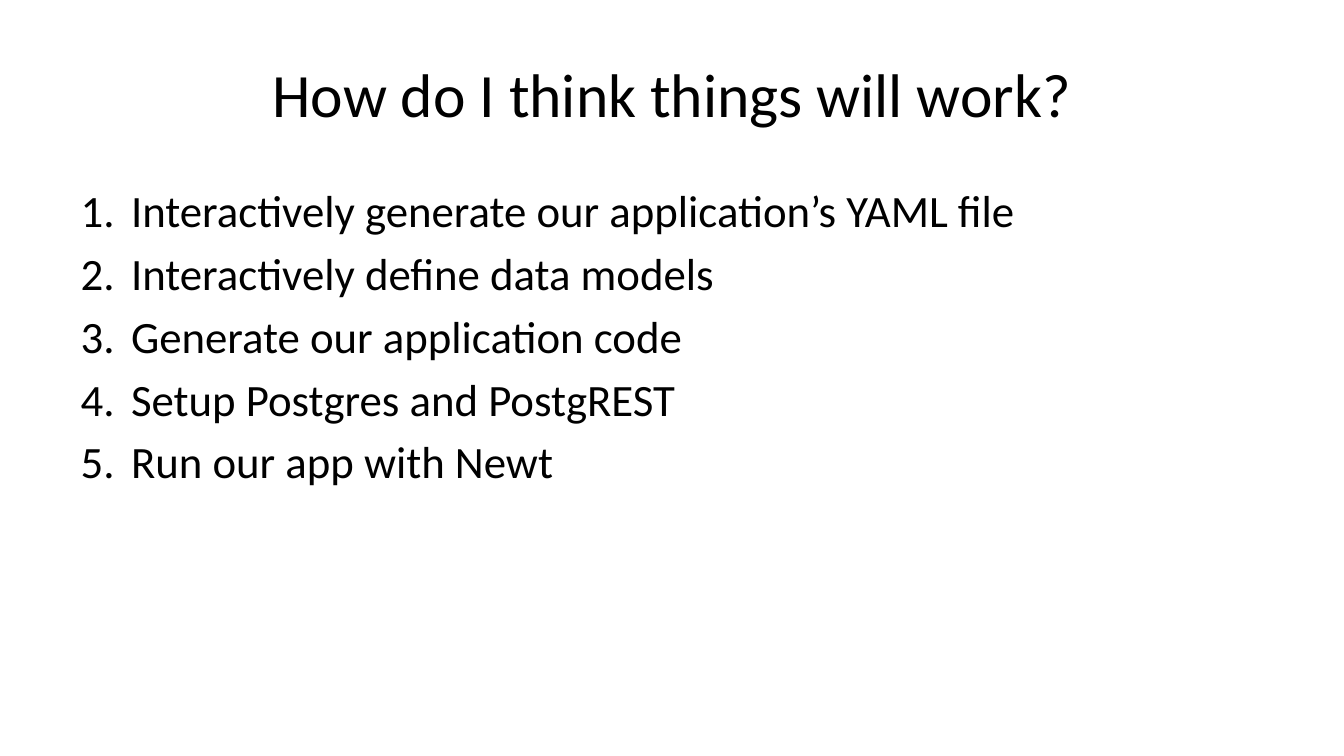
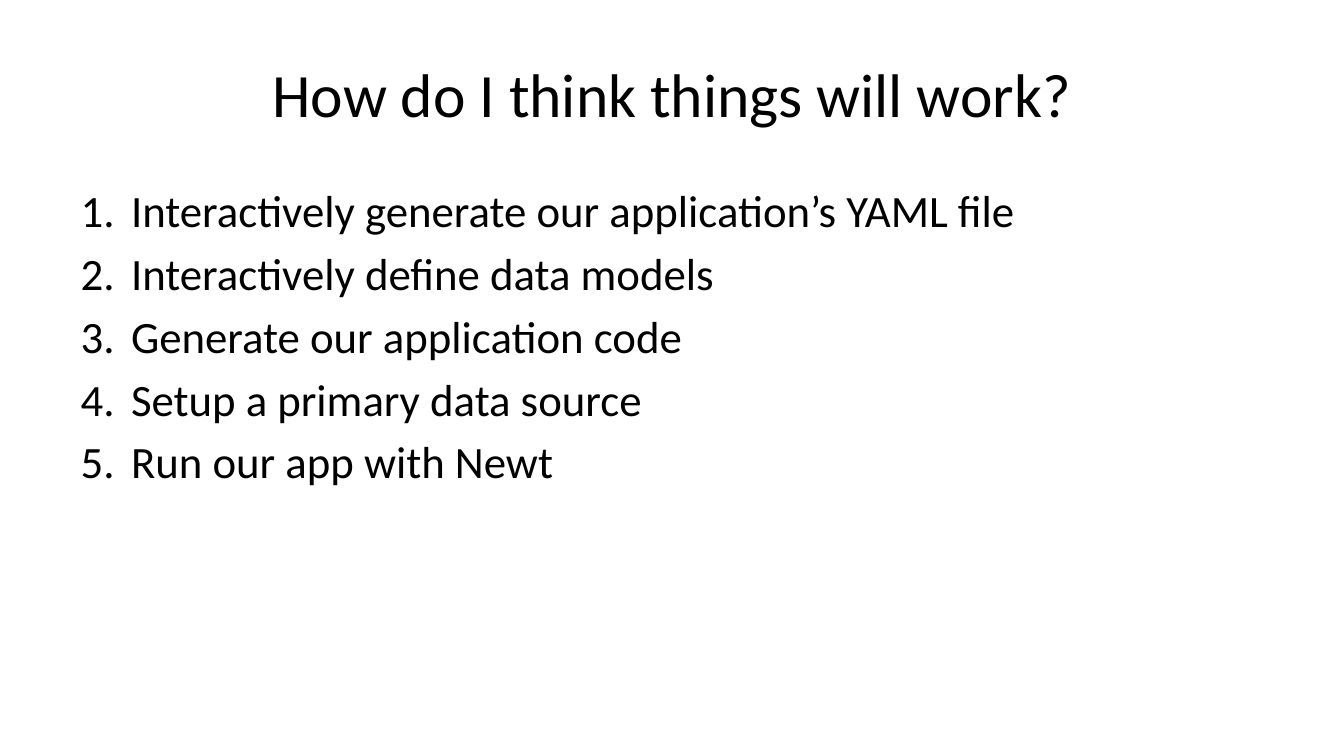
Before and after one commit to caltechlibrary/newt, a slide deck: slide 14 of presentation3/newt-p3.pptx (slide 12 before the commit). Drawn at 1344x756 pixels with LibreOffice and Linux fonts; fonts in the diff are those of the drawing. Boxes give left, top, right and bottom in pixels: in the first picture for what was removed or moved away, otherwise in the second. Text is boxed around its words. In the diff, an @@ line names an element or a change of style, - is before the commit and + after.

```diff
--- a/presentation3/newt-p3.pptx
+++ b/presentation3/newt-p3.pptx
@@ text at <box>131,385,642,424</box>: text changed @@
-4. Setup Postgres and PostgREST
+4. Setup a primary data source
```
Also in this commit, not shown: 16 other slides changed, 5 slides added, 1 slide removed, 52 other files.
